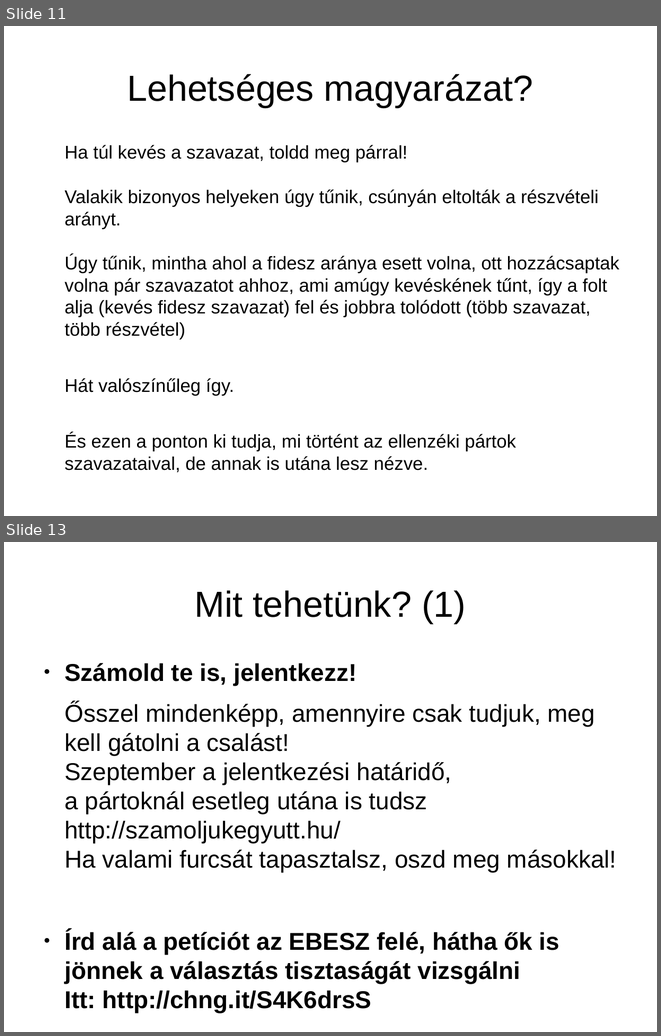
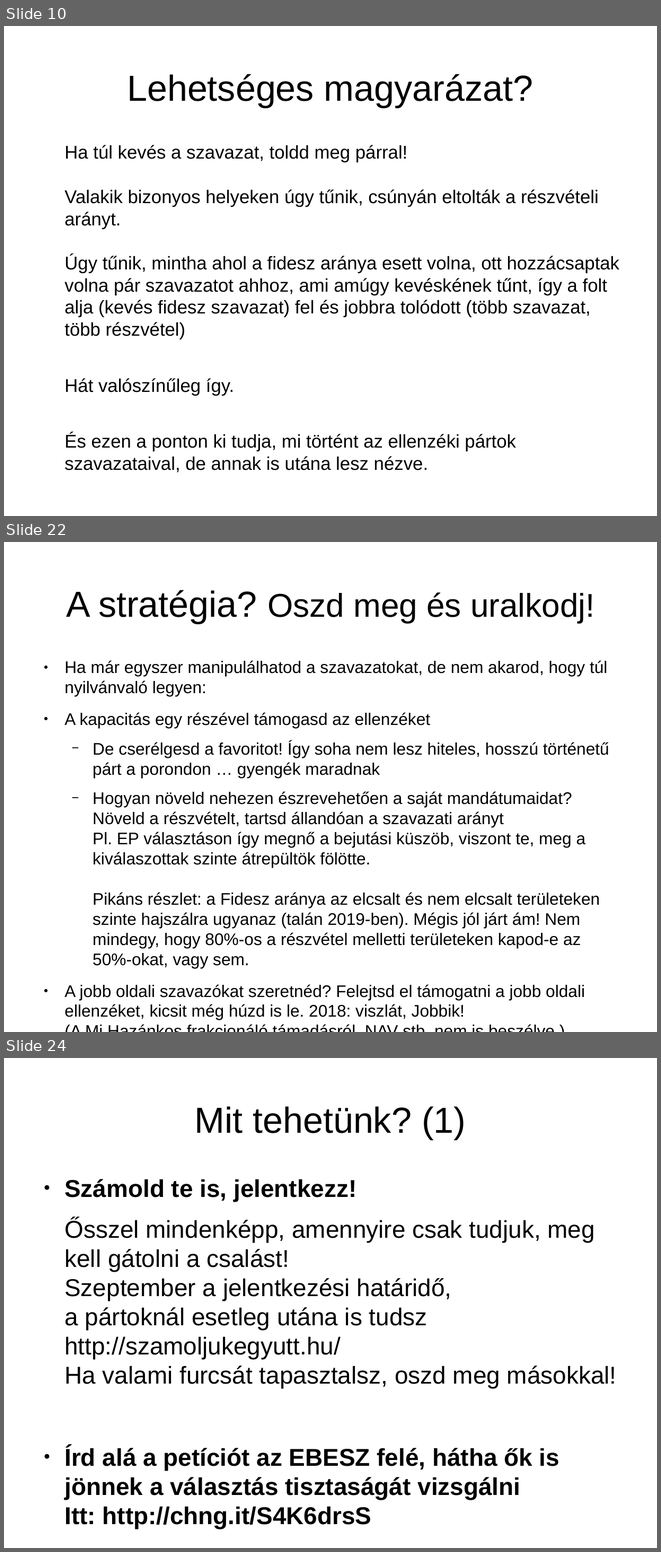
Before and after one commit to brezniczky/ep_elections_2019_hun, a slide deck: slides/hun/slides.odp. Shown one above the other, each under a label of ours: slides 11 and 13 before the commit, slides 10, 22 and 24 after it; the slides between them are not shown. The pictures are 661x1036 and 661x1552 pixels, drawn with LibreOffice and Linux fonts; fonts in the diff are those of the drawing. Boxes give left, top, right and bottom in pixels: in the first picture for what was removed or moved away, otherwise in the second. Text is boxed around its words. In the diff, an @@ line names an element or a change of style, - is before the commit and + after.

```diff
--- a/slides/hun/slides.odp
+++ b/slides/hun/slides.odp
@@ slide 22 added at box(4, 542, 657, 1032), background #FFFFFF @@
@@ title added at box(66, 590, 594, 623), 40 pt, text #000000 @@
+A stratégia? Oszd meg és uralkodj!
@@ text added at box(64, 660, 609, 1020), 20.4 pt, text #000000 @@
+● Ha már egyszer manipulálhatod a szavazatokat, de nem akarod, hogy túl nyilvánvaló legyen:
+● A kapacitás egy részével támogasd az ellenzéket
+  − De cserélgesd a favoritot! Így soha nem lesz hiteles, hosszú történetű párt a porondon … gyengék maradnak
+  − Hogyan növeld nehezen észrevehetően a saját mandátumaidat?
+    Növeld a részvételt, tartsd állandóan a szavazati arányt
+    Pl. EP választáson így megnő a bejutási küszöb, viszont te, meg a kiválaszottak szinte átrepültök fölötte.
+    Pikáns részlet: a Fidesz aránya az elcsalt és nem elcsalt területeken szinte hajszálra ugyanaz (talán 2019-ben). Mégis jól járt ám! Nem mindegy, hogy 80%-os a részvétel melletti területeken kapod-e az 50%-okat, vagy sem.
+● A jobb oldali szavazókat szeretnéd? Felejtsd el támogatni a jobb oldali ellenzéket, kicsit még húzd is le. 2018: viszlát, Jobbik!
+  (A Mi Hazánkos frakcionáló támadásról, NAV stb. nem is beszélve.)
@@ what was slide 11 is now slide 10 @@
@@ what was slide 13 is now slide 24 @@
```
Also in this commit, not shown: 4 slides changed, 11 other slides added, 1 slide removed, 1 other file.
